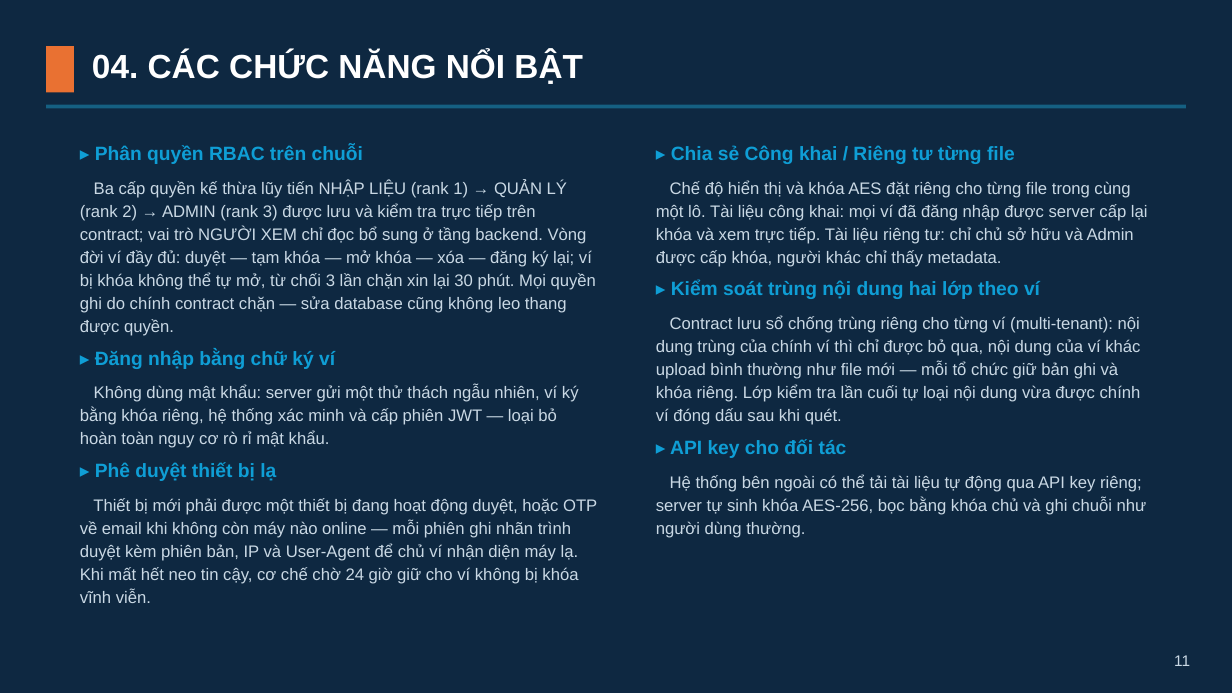
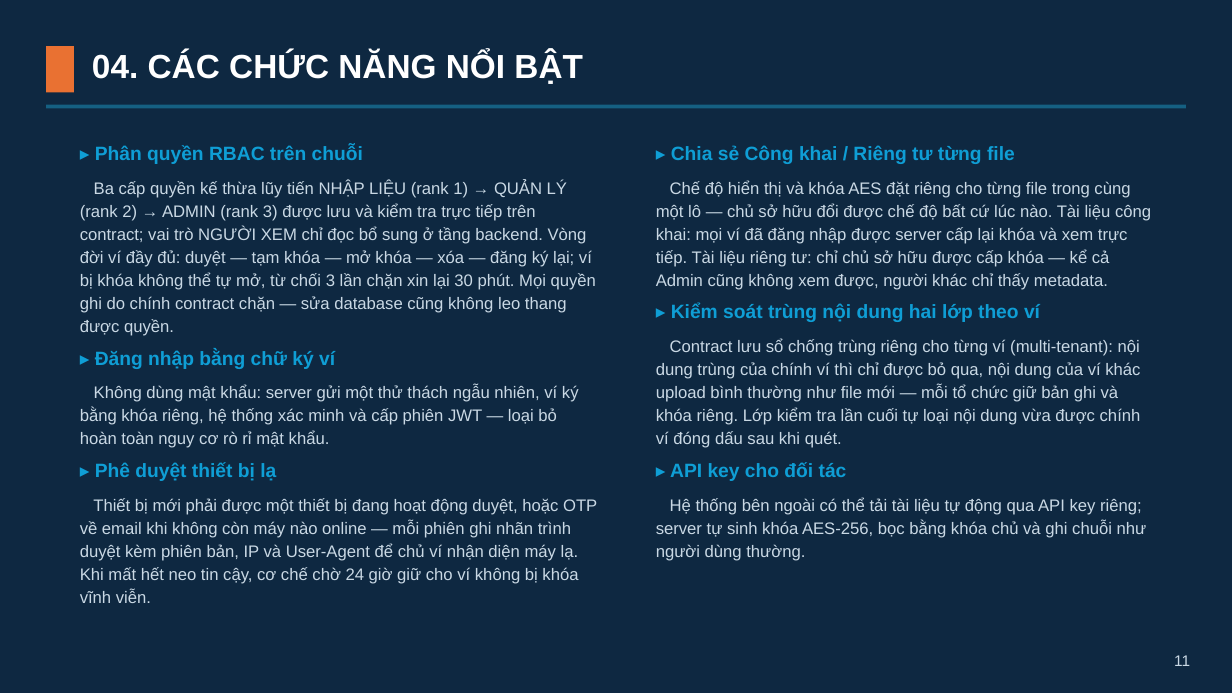
Before and after one commit to lelinh45/DATNLELINH, a slide deck: slide 11 of LeHongLinh_Slides.pptx. Drawn at 1232x693 pixels with LibreOffice and Linux fonts; fonts in the diff are those of the drawing. Boxes give left, top, right and bottom in pixels: in the first picture for what was removed or moved away, otherwise in the second. Text is boxed around its words. In the diff, an @@ line names an element or a change of style, - is before the commit and + after.

```diff
--- a/LeHongLinh_Slides.pptx
+++ b/LeHongLinh_Slides.pptx
@@ text at (656, 180, 1151, 290): text changed @@
-Chế độ hiển thị và khóa AES đặt riêng cho từng file trong cùng một lô. Tài liệu công khai: mọi ví đã đăng nhập được server cấp lại khóa và xem trực tiếp. Tài liệu riêng tư: chỉ chủ sở hữu và Admin được cấp khóa, người khác chỉ thấy metadata.
+Chế độ hiển thị và khóa AES đặt riêng cho từng file trong cùng một lô — chủ sở hữu đổi được chế độ bất cứ lúc nào. Tài liệu công khai: mọi ví đã đăng nhập được server cấp lại khóa và xem trực tiếp. Tài liệu riêng tư: chỉ chủ sở hữu được cấp khóa — kể cả Admin cũng không xem được, người khác chỉ thấy metadata.
```
Also in this commit, not shown: 1 other slide changed, 10 other files.
